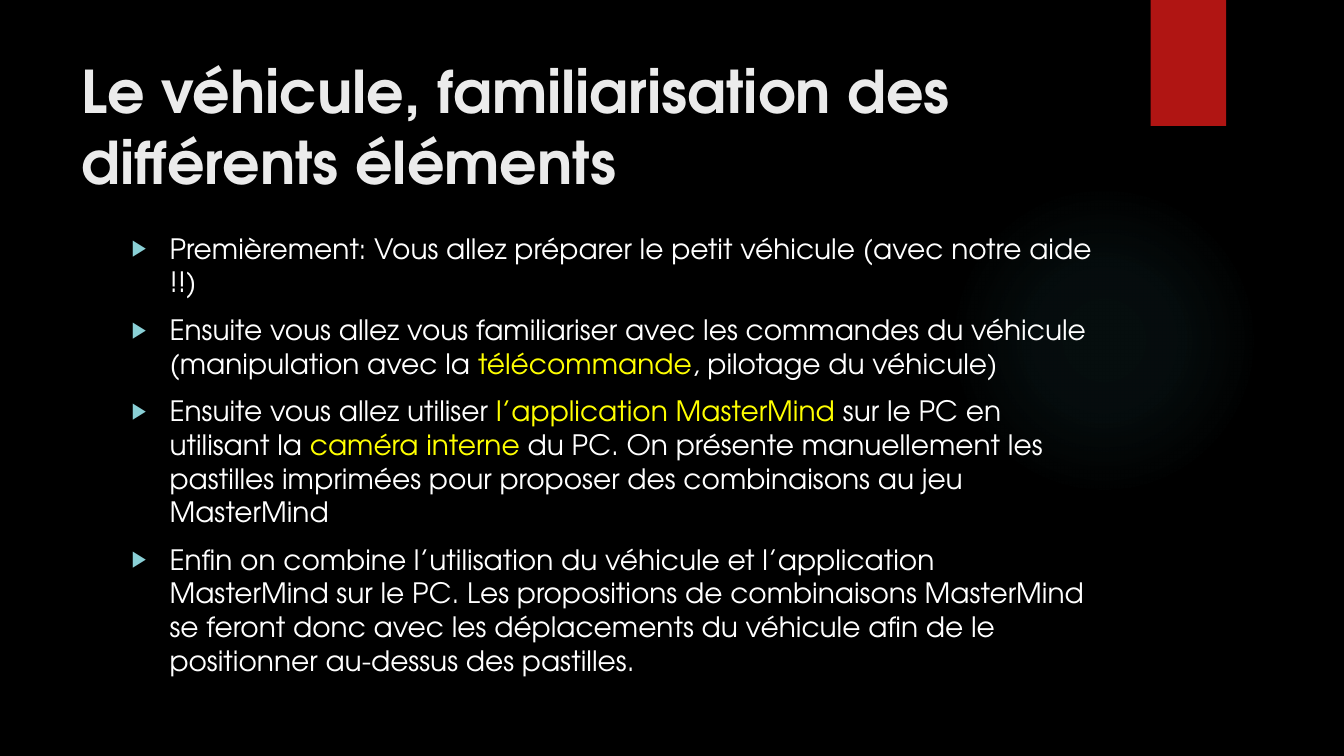
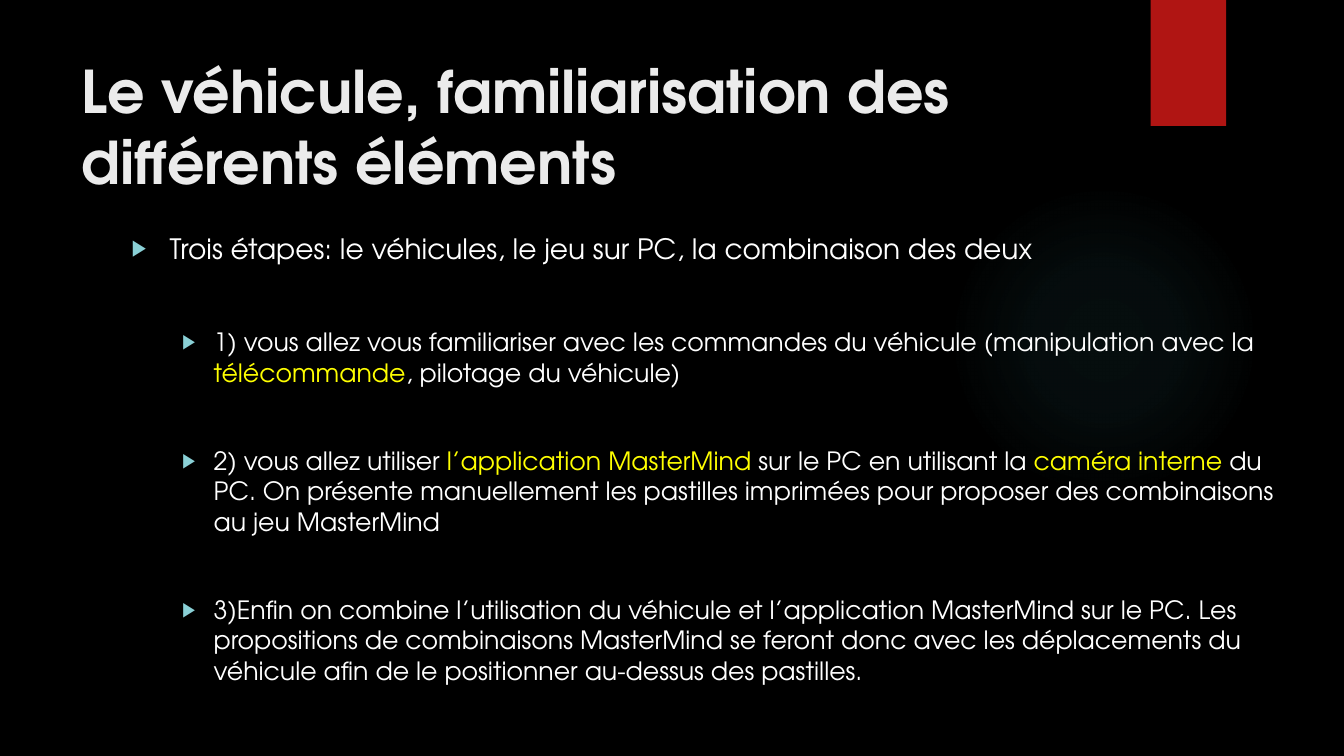
Before and after one commit to anumby-source/AnumbyMasterMind, a slide deck: slide 6 of Présentation/Presentation.pptx. Drawn at 1344x756 pixels with LibreOffice and Linux fonts; fonts in the diff are those of the drawing; background and template pictures are left out. Boxes give left, top, right and bottom in pixels: in the first picture for what was removed or moved away, otherwise in the second. Text is boxed around its words. In the diff, an @@ line names an element or a change of style, - is before the commit and + after.

```diff
--- a/Présentation/Presentation.pptx
+++ b/Présentation/Presentation.pptx
@@ text at [170, 237, 1274, 685]: text changed; size 20 to 18 pt @@
-▶ Premièrement: Vous allez préparer le petit véhicule (avec notre aide !!)
-▶ Ensuite vous allez vous familiariser avec les commandes du véhicule (manipulation avec la télécommande, pilotage du véhicule)
-▶ Ensuite vous allez utiliser l’application MasterMind sur le PC en utilisant la caméra interne du PC. On présente manuellement les pastilles imprimées pour proposer des combinaisons au jeu MasterMind
-▶ Enfin on combine l’utilisation du véhicule et l’application MasterMind sur le PC. Les propositions de combinaisons MasterMind se feront donc avec les déplacements du véhicule afin de le positionner au-dessus des pastilles.
+▶ Trois étapes: le véhicules, le jeu sur PC, la combinaison des deux
+  ▶ 1) vous allez vous familiariser avec les commandes du véhicule (manipulation avec la télécommande, pilotage du véhicule)
+  ▶ 2) vous allez utiliser l’application MasterMind sur le PC en utilisant la caméra interne du PC. On présente manuellement les pastilles imprimées pour proposer des combinaisons au jeu MasterMind
+  ▶ 3)Enfin on combine l’utilisation du véhicule et l’application MasterMind sur le PC. Les propositions de combinaisons MasterMind se feront donc avec les déplacements du véhicule afin de le positionner au-dessus des pastilles.
```
Also in this commit, not shown: 10 other slides changed, 1 other file.
